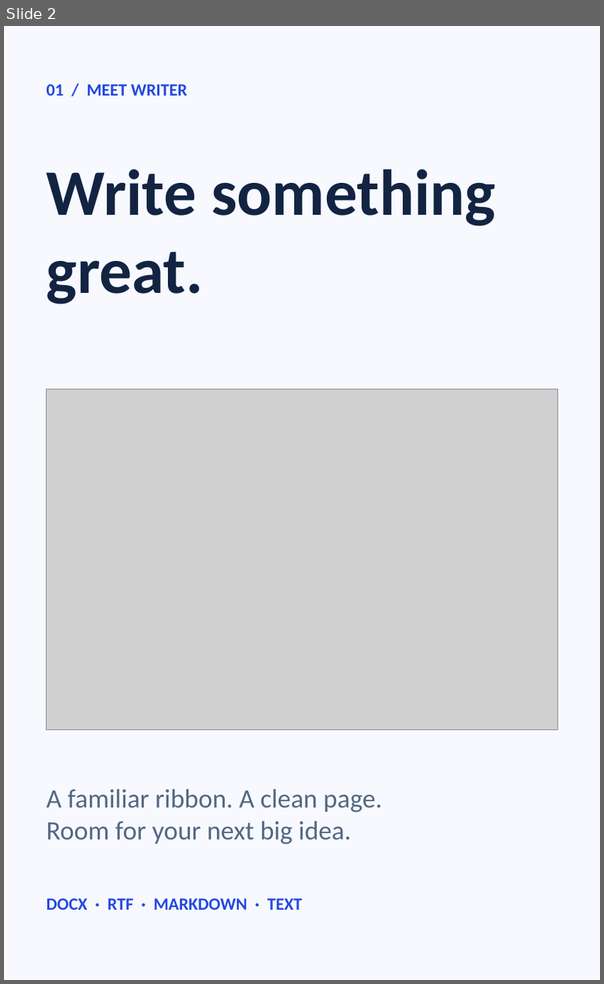
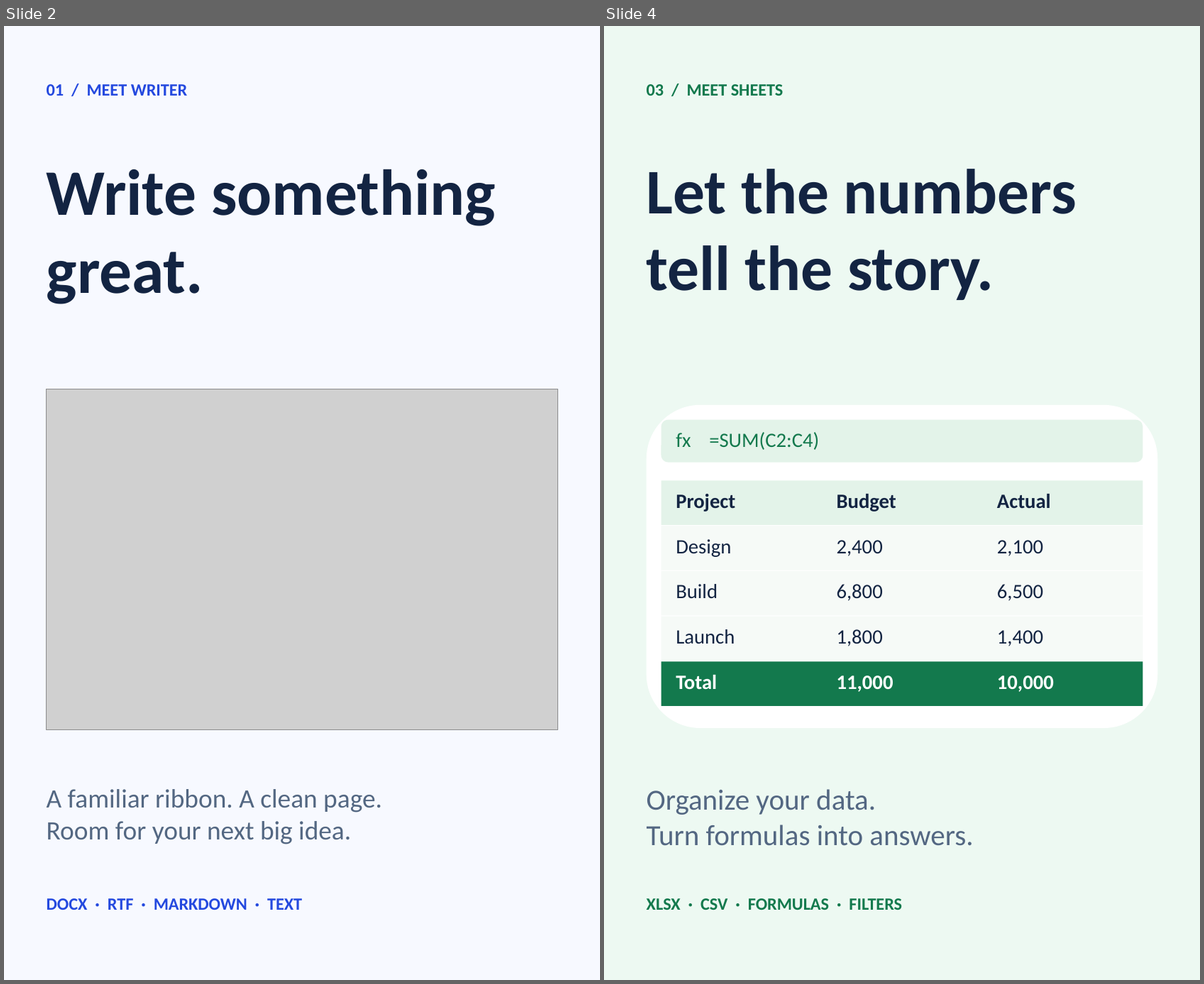
Before and after one commit to starling-build/openoffice, a slide deck: slides/landing-tall.pptx. Shown side by side, each under a label of ours: slide 2 before the commit, slides 2 and 4 after it; the slides between them are not shown. The pictures are 604x984 and 1204x984 pixels, drawn with LibreOffice and Linux fonts; fonts in the diff are those of the drawing; grey boxes stand for pictures. Boxes give left, top, right and bottom in pixels: in the first picture for what was removed or moved away, otherwise in the second. Text is boxed around its words. In the diff, an @@ line names an element or a change of style, - is before the commit and + after.

Commit message:
site: feature Writer, Slides, and Sheets across the landing deck

```diff
--- a/slides/landing-tall.pptx
+++ b/slides/landing-tall.pptx
@@ slide 4 added at [604,26,1200,980], background #EDF9F2 @@
@@ text added at [647,84,784,96], 13 pt, text #13794D, bold @@
+03 / MEET SHEETS
@@ text added at [647,169,1077,300], 48 pt, text #132442, bold @@
+Let the numbers
+tell the story.
@@ rounded rectangle added at [646,405,1158,728], fill #FFFFFF @@
@@ rounded rectangle added at [662,420,1143,463], fill #E3F3E9 @@
@@ text added at [676,432,819,450], 15.3 pt, text #13794D @@
+fx =SUM(C2:C4)
@@ rectangle added at [662,481,1143,525], fill #E3F3E9 @@
@@ text added at [676,494,735,512], 15.3 pt, text #132442, bold @@
+Project
@@ text added at [837,494,897,512], 15.3 pt, text #132442, bold @@
+Budget
@@ text added at [997,494,1051,508], 15.3 pt, text #132442, bold @@
+Actual
@@ rectangle added at [662,526,1143,570], fill #F6FAF7 @@
@@ text added at [676,539,731,557], 15.3 pt, text #132442 @@
+Design
@@ text added at [837,540,883,556], 15.3 pt, text #132442 @@
+2,400
@@ text added at [997,540,1043,556], 15.3 pt, text #132442 @@
+2,100
@@ rectangle added at [662,571,1143,615], fill #F6FAF7 @@
@@ text added at [676,584,718,598], 15.3 pt, text #132442 @@
+Build
@@ text added at [837,584,883,601], 15.3 pt, text #132442 @@
+6,800
@@ text added at [997,584,1043,601], 15.3 pt, text #132442 @@
+6,500
@@ rectangle added at [662,617,1143,661], fill #F6FAF7 @@
@@ text added at [676,630,735,644], 15.3 pt, text #132442 @@
+Launch
@@ text added at [837,630,883,647], 15.3 pt, text #132442 @@
+1,800
@@ text added at [997,630,1043,647], 15.3 pt, text #132442 @@
+1,400
@@ rectangle added at [662,661,1143,705], fill #13794D @@
@@ text added at [676,675,717,690], 15.3 pt, text #FFFFFF, bold @@
+Total
@@ text added at [837,676,894,692], 15.3 pt, text #FFFFFF, bold @@
+11,000
@@ text added at [997,676,1054,692], 15.3 pt, text #FFFFFF, bold @@
+10,000
@@ text added at [647,789,973,846], 22 pt, text #536782 @@
+Organize your data.
+Turn formulas into answers.
@@ text added at [647,899,902,910], 13 pt, text #13794D, bold @@
+XLSX · CSV · FORMULAS · FILTERS
```
Also in this commit, not shown: 2 slides changed, 2 other slides added, 1 slide removed, 15 other files.
